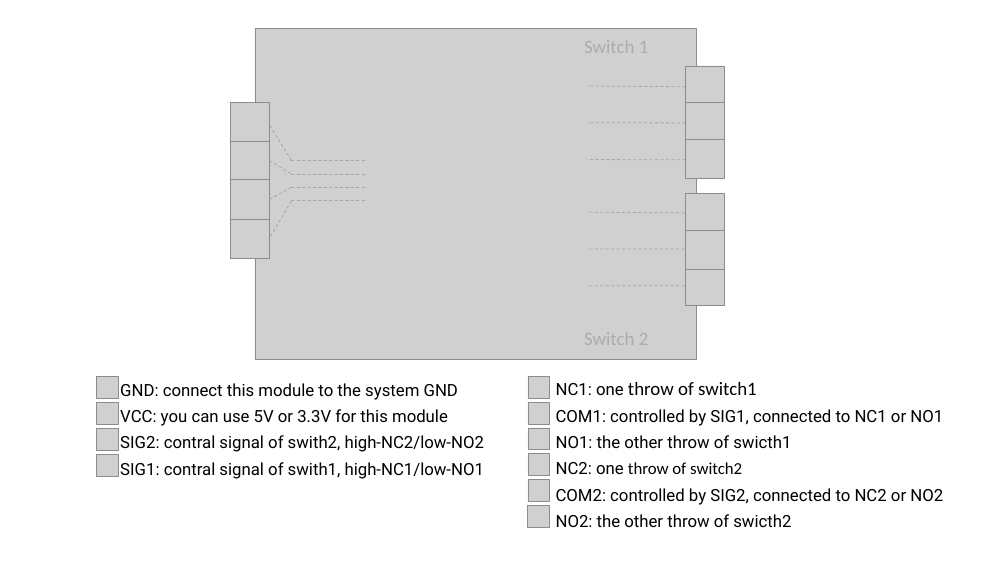
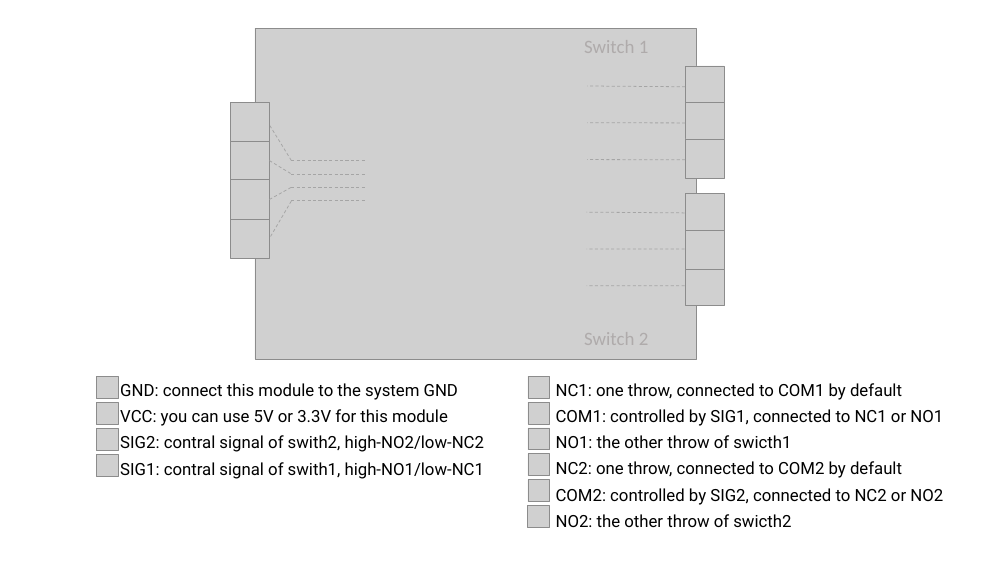
Before and after one commit to SeeedDocument/Grove-2-Channel_SPDT_Relay, a slide deck: slide 1 of img/pin_map.pptx. Drawn at 1008x567 pixels with LibreOffice and Linux fonts; fonts in the diff are those of the drawing; grey boxes stand for pictures. Boxes give left, top, right and bottom in pixels: in the first picture for what was removed or moved away, otherwise in the second. Text is boxed around its words. In the diff, an @@ line names an element or a change of style, - is before the commit and + after.

```diff
--- a/img/pin_map.pptx
+++ b/img/pin_map.pptx
@@ text at box(556, 383, 902, 400): text changed; size 18 to 16 pt; font Calibri to Roboto @@
-NC1: one throw of switch1
+NC1: one throw, connected to COM1 by default
@@ text at box(120, 435, 484, 479): text changed @@
-SIG2: contral signal of swith2, high-NC2/low-NO2 SIG1: contral signal of swith1, high-NC1/low-NO1
+SIG2: contral signal of swith2, high-NO2/low-NC2 SIG1: contral signal of swith1, high-NO1/low-NC1
@@ text at box(556, 461, 902, 478): text changed; font Calibri to Roboto @@
-NC2: one throw of switch2
+NC2: one throw, connected to COM2 by default
```
Also in this commit, not shown: 2 other files.
